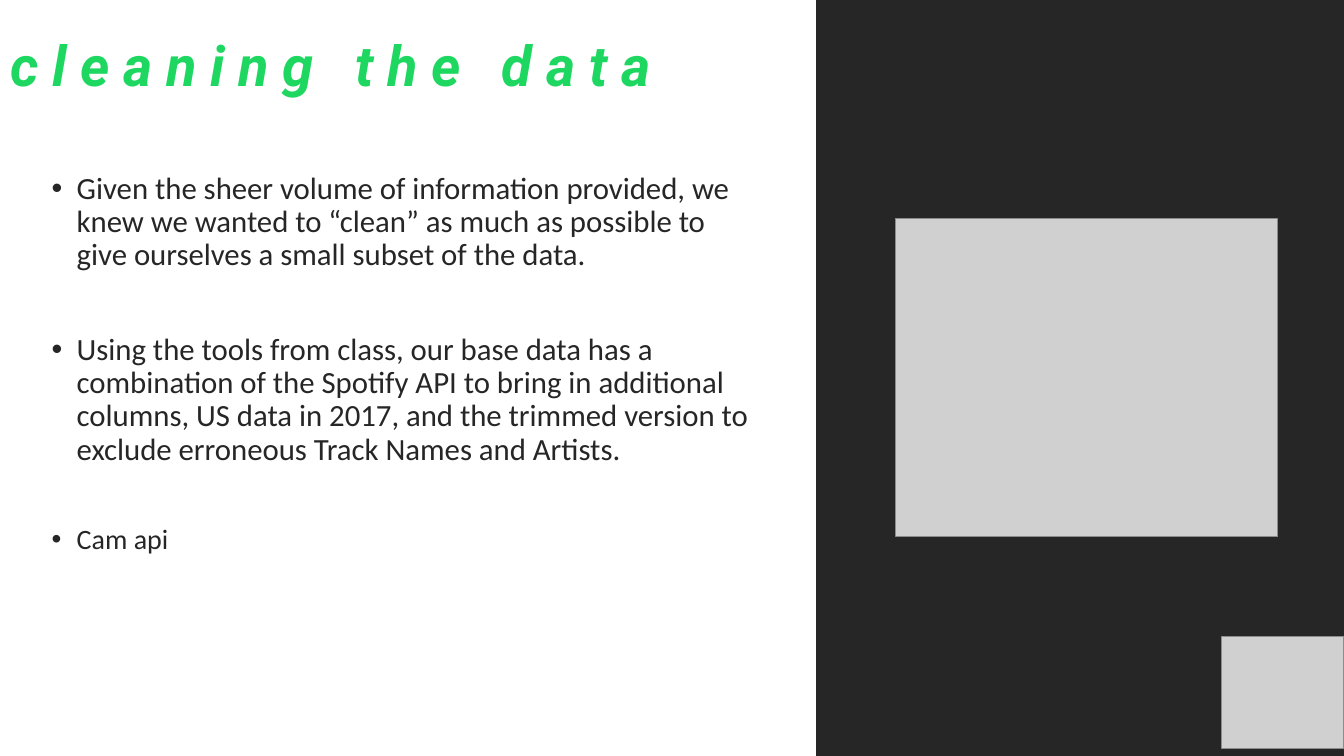
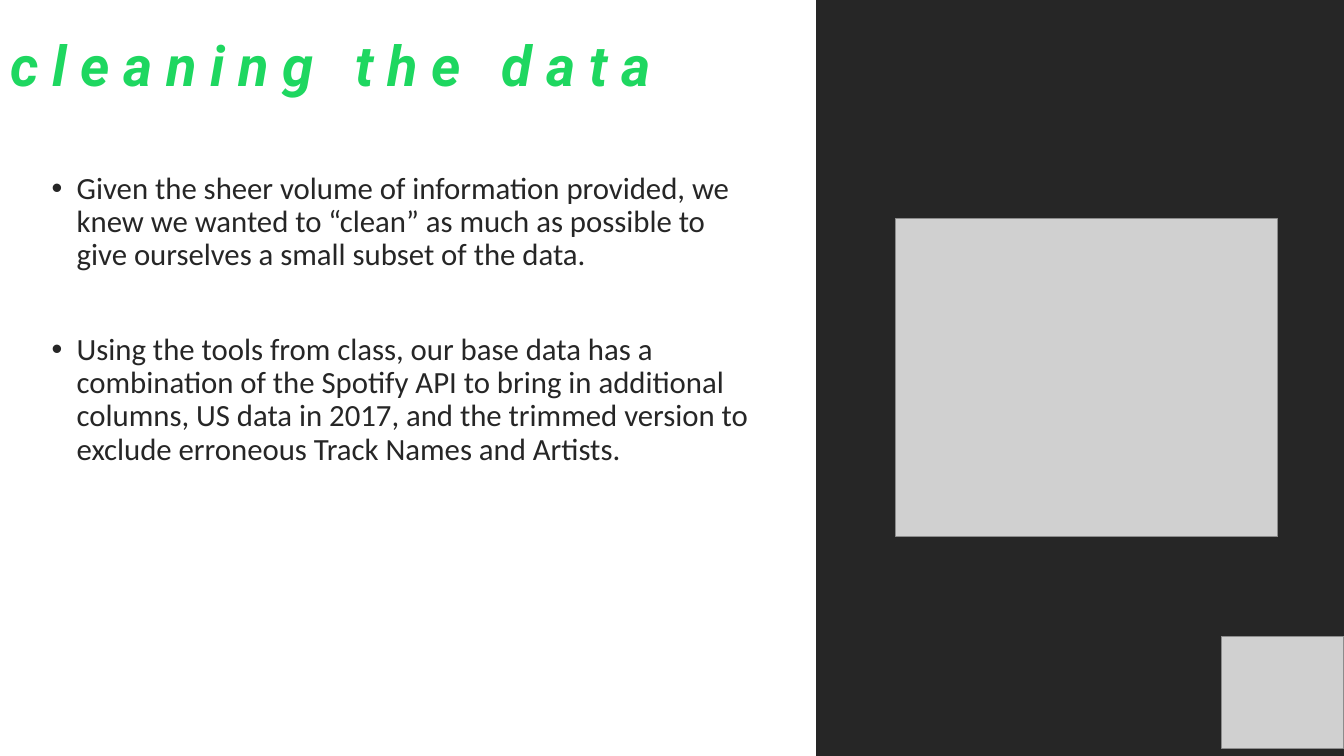
Before and after one commit to iastanehasl/Project-One, a slide deck: slide 5 of Spotipy Presentation 10.27.pptx. Drawn at 1344x756 pixels with LibreOffice and Linux fonts; fonts in the diff are those of the drawing; grey boxes stand for pictures. Boxes give left, top, right and bottom in pixels: in the first picture for what was removed or moved away, otherwise in the second. Text is boxed around its words. In the diff, an @@ line names an element or a change of style, - is before the commit and + after.

```diff
--- a/Spotipy Presentation 10.27.pptx
+++ b/Spotipy Presentation 10.27.pptx
@@ text at box(77, 530, 169, 554): paragraph removed @@
-• Cam api
```
Also in this commit, not shown: 7 other slides changed, 4 slides added, 1 other file.
